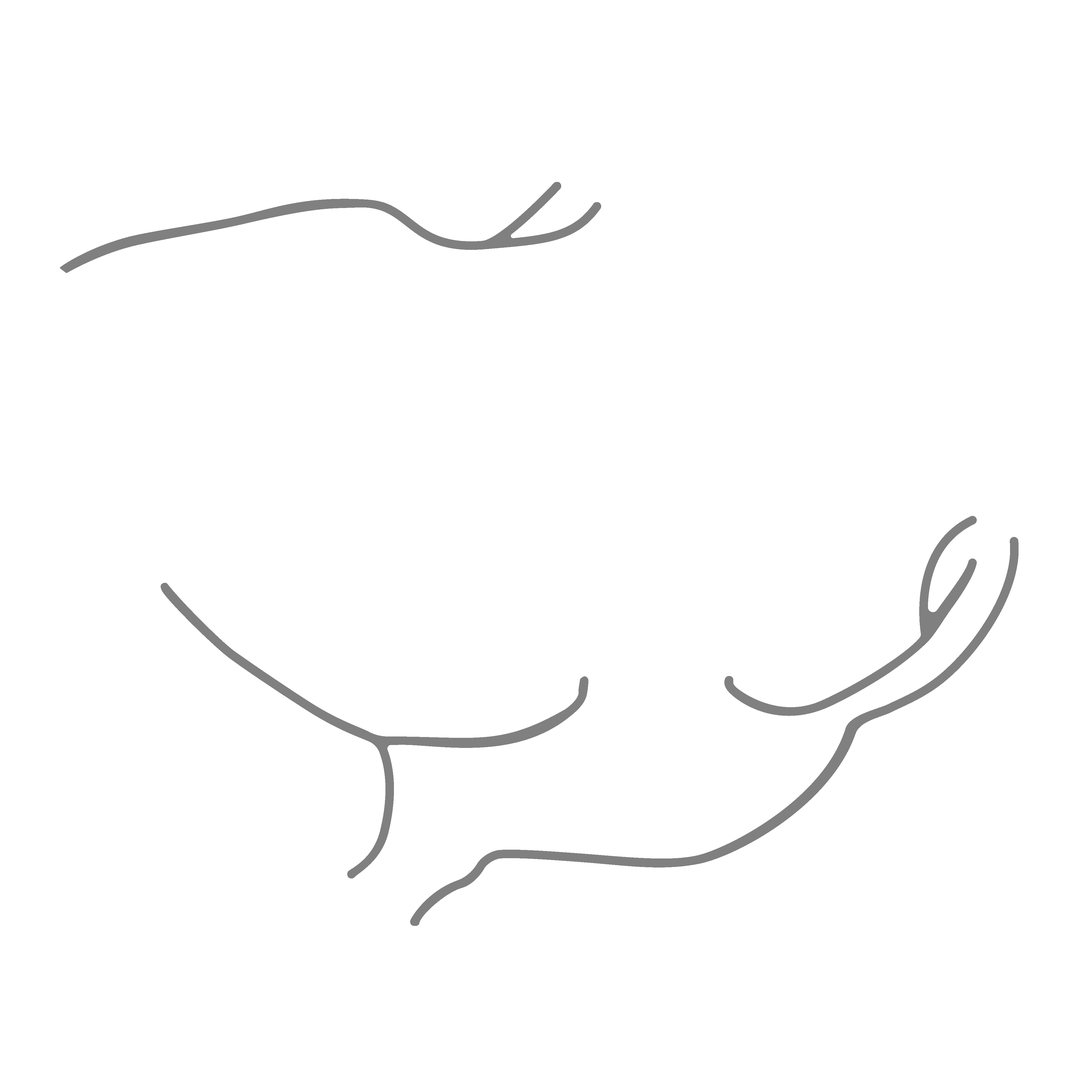
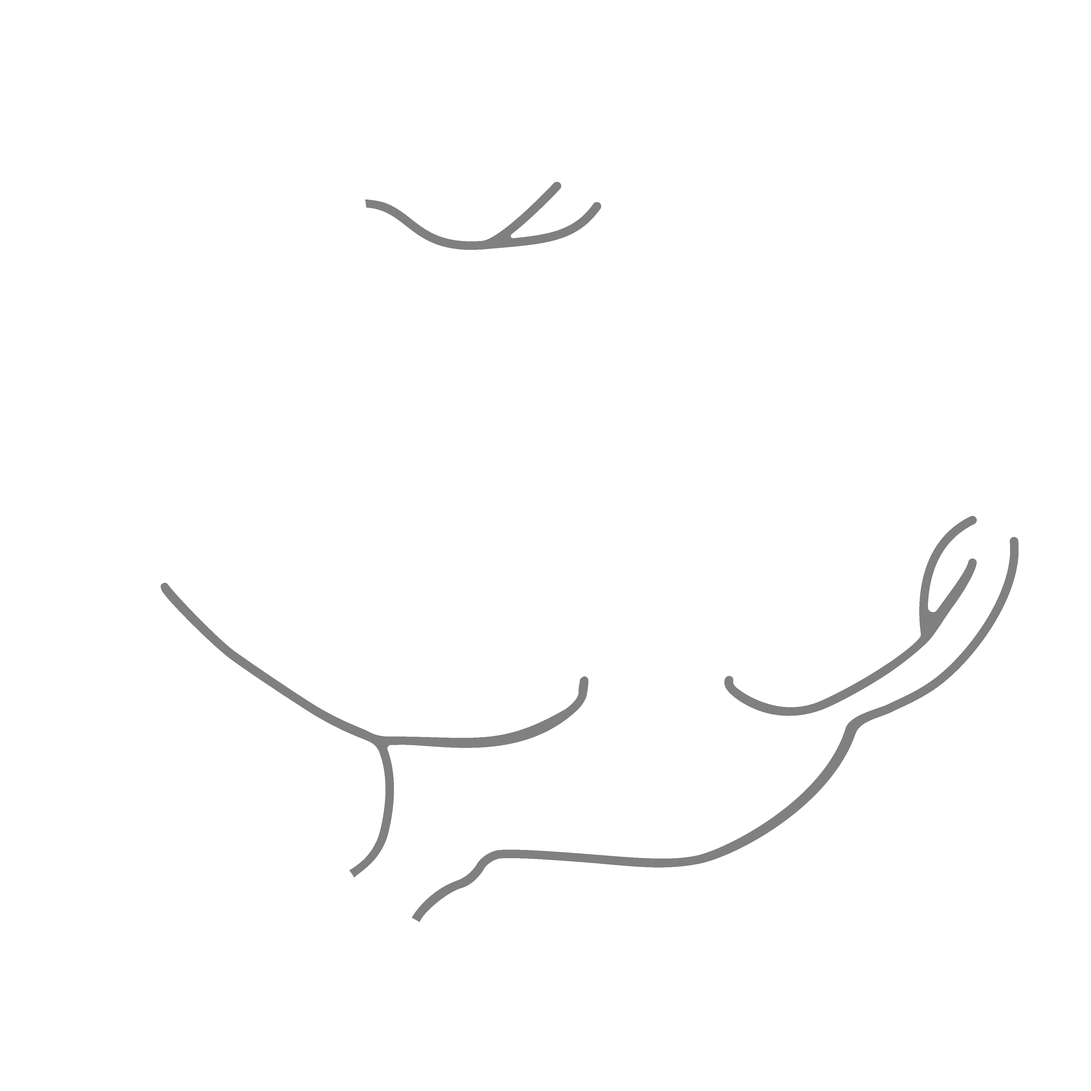
Layer changes from the first 1091×1091 image to the second:
painted on "Layer 1" over left=59, top=198, right=420, bottom=927
